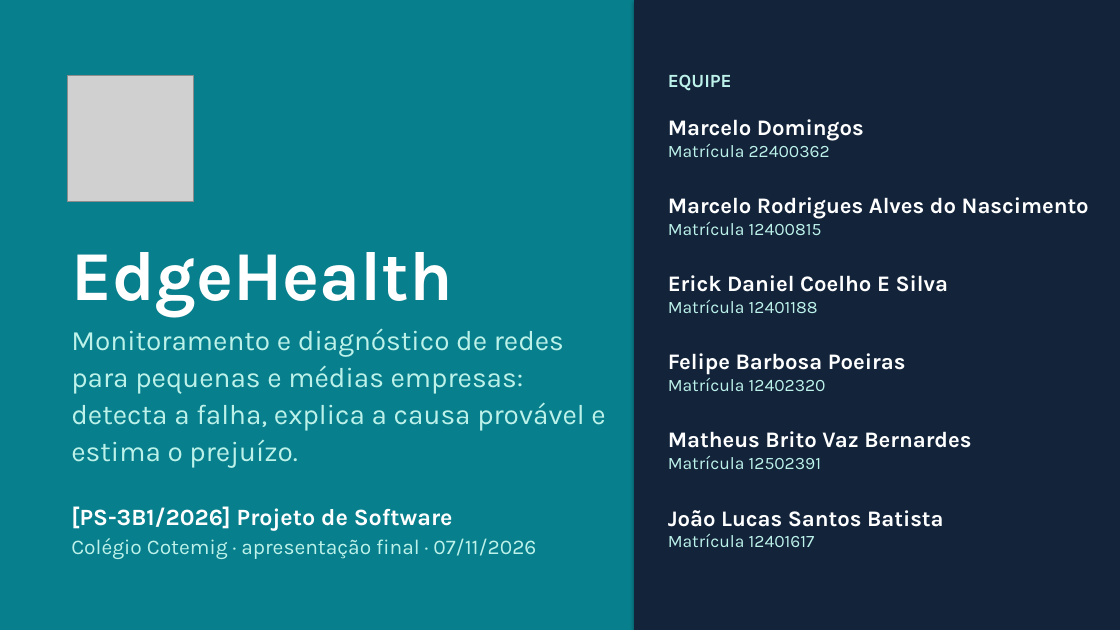
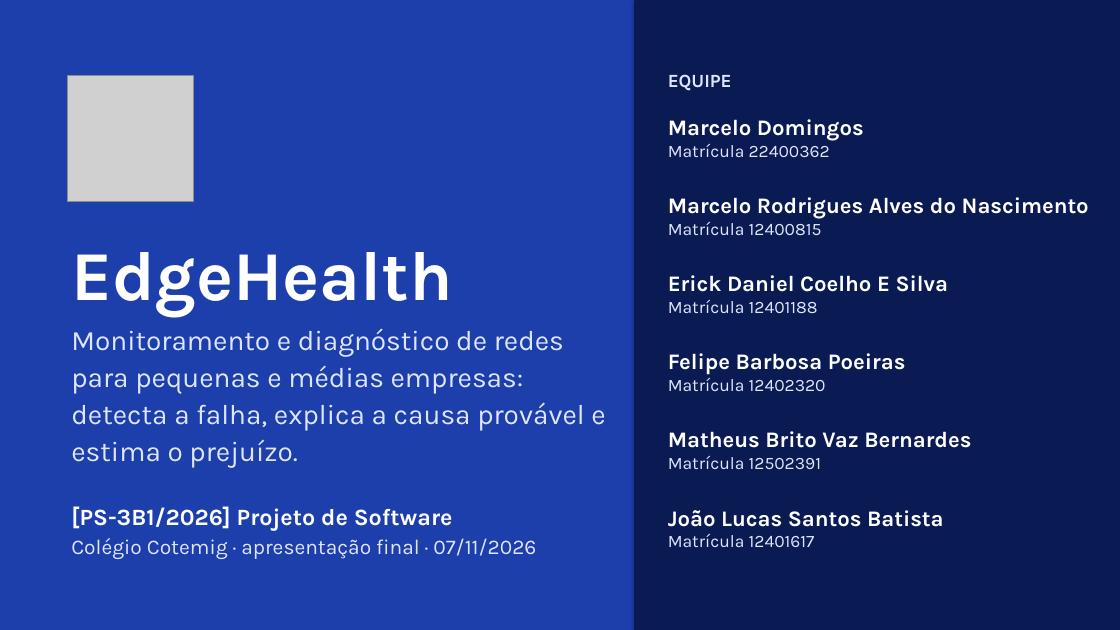
Before and after one commit to MarceloRodriguesDoNascimento/EdgeHealth, a slide deck: slide 1 of apresentacao/EdgeHealth_Apresentacao_Final.pptx. Drawn at 1120x630 pixels with LibreOffice and Linux fonts; fonts in the diff are those of the drawing; grey boxes stand for pictures. Boxes give left, top, right and bottom in pixels: in the first picture for what was removed or moved away, otherwise in the second. Text is boxed around its words. In the diff, an @@ line names an element or a change of style, - is before the commit and + after.

```diff
--- a/apresentacao/EdgeHealth_Apresentacao_Final.pptx
+++ b/apresentacao/EdgeHealth_Apresentacao_Final.pptx
@@ background #087F8C to #1C3FAB @@
@@ rectangle at [634,0,1120,630]: fill #12233A to #0A1A52 @@
@@ text "EQUIPE" at [668,74,732,91]: text colour #BDF2EA to #DFE6FB @@
@@ text at [668,144,830,157]: text colour #BDF2EA to #DFE6FB in "Matrícula 22400362" @@
@@ text at [668,222,822,235]: text colour #BDF2EA to #DFE6FB in "Matrícula 12400815" @@
@@ text "Monitoramento e diagnóstico de redes ..." at [71,328,605,467]: text colour #BDF2EA to #DFE6FB @@
@@ text at [668,300,818,313]: text colour #BDF2EA to #DFE6FB in "Matrícula 12401188" @@
@@ text at [668,378,826,391]: text colour #BDF2EA to #DFE6FB in "Matrícula 12402320" @@
@@ text at [668,456,821,469]: text colour #BDF2EA to #DFE6FB in "Matrícula 12502391" @@
@@ text at [71,538,536,559]: text colour #BDF2EA to #DFE6FB in "Colégio Cotemig · apresentação final · 07/11/2026" @@
@@ text at [668,534,815,547]: text colour #BDF2EA to #DFE6FB in "Matrícula 12401617" @@
```
Also in this commit, not shown: 15 other slides changed, 41 other files.
